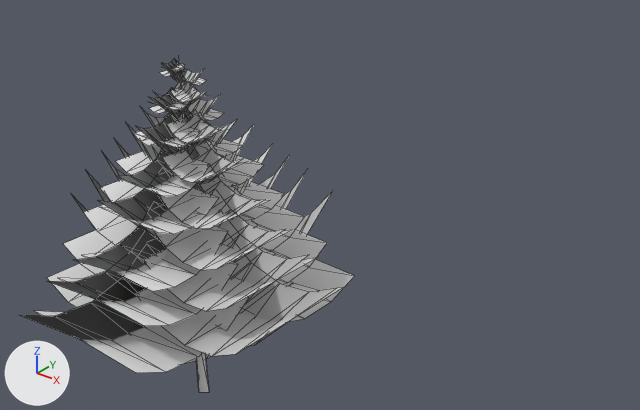
The Blender file cf_terrains.blend: old version first, new version second.
One viewpoint serves both versions: a 50 mm camera at (24.2, -41.7, 24.8) aimed at (-1.4, -9.6, 4.9). The axes (+X, +Y, +Z) are drawn at lower left. The lights are the same throughout. Mesh edges are drawn as thin lines.

Before the edit, the objects in view are built like this:
```python
me_plane_005 = bpy.data.meshes.new('Plane.005')
me_plane_005.from_pydata(...)  # 155 vertices, 182 faces; spans x -5.0..4.9, y -9.9..10.0, z 0.0..0.4
me_plane_005.materials.append(mat_terrain)  # its picture is missing
me_x1_001 = bpy.data.meshes.new('x1.001')
me_x1_001.from_pydata(...)  # 645 vertices, 535 faces; spans x -8.6..7.6, y 0.0..15.3, z -8.8..8.1
# faces by material slot: [496, 39]
me_x1_001.materials.append(mat_terrain)  # its picture is missing
me_x1_001.materials.append(mat_terrain)  # its picture is missing
ob_forest1 = bpy.data.objects.new('forest1', me_plane_005)
ob_forest1.location = (0.0, 0.0, 0.0)
ob_forest1.hide_viewport = True
ob_x1_001 = bpy.data.objects.new('x1.001', me_x1_001)
ob_x1_001.location = (0.0, -19.74, 0.0)
ob_x1_001.rotation_euler = (1.571, 0.0, 0.0)  # degrees (90, 0, 0)
```
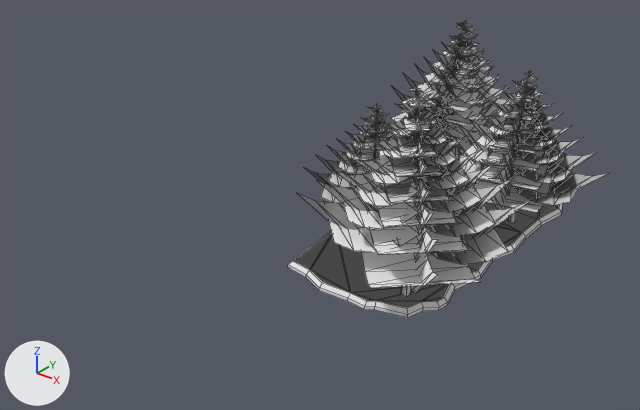
What changed in the scene script:
```text
Change ob_x1_001:
    ob_x1_001.location: (0.0, -19.74, 0.0) -> (-3.416, 7.784, 0.481)
    ob_x1_001.scale: (1.0, 1.0, 1.0) -> (0.67, 0.67, 0.67)
Change ob_forest1:
    remove ob_forest1.hide_viewport = True
Add ob_x1_000:
    ob_x1_000 = bpy.data.objects.new('x1.000', me_x1_001.copy())  # the mesh of ob_x1_001
    ob_x1_000.parent = ob_forest1
    ob_x1_000.location = (-2.826, -2.657, 0.481)
    ob_x1_000.rotation_euler = (1.571, 0.0, 0.565)  # degrees (90, 0, 32)
    ob_x1_000.scale = (0.501, 0.501, 0.501)
Add ob_x1_002:
    ob_x1_002 = bpy.data.objects.new('x1.002', me_x1_001.copy())  # the mesh of ob_x1_001
    ob_x1_002.parent = ob_forest1
    ob_x1_002.location = (2.99, -8.006, 0.481)
    ob_x1_002.rotation_euler = (1.571, 0.0, -2.327)  # degrees (90, 0, -133)
    ob_x1_002.scale = (0.735, 0.735, 0.735)
Add ob_x1_003:
    ob_x1_003 = bpy.data.objects.new('x1.003', me_x1_001.copy())  # the mesh of ob_x1_001
    ob_x1_003.parent = ob_forest1
    ob_x1_003.location = (3.36, 2.861, 0.518)
    ob_x1_003.rotation_euler = (1.577, -0.00168, -2.921)  # degrees (90, -0.1, -167)
    ob_x1_003.scale = (0.613, 0.613, 0.613)
```

Where the change shows, as pixel boxes (x1, y1, x2, y2) in the pictures (640 x 410 px):
'x1.001', moved, rescaled
    before: (20, 59, 354, 392)
    after: (391, 21, 510, 158)
'x1.002', added
    after: (297, 86, 532, 296)
    faces in mat_terrain (its picture is missing): (297, 86, 532, 294)
'x1.003', added
    after: (446, 71, 610, 223)
    faces in mat_terrain (its picture is missing): (446, 71, 610, 213)
'forest1', shown
    after: (288, 183, 563, 318)
'x1.000', added
    after: (305, 106, 396, 203)
    faces in mat_terrain (its picture is missing): (305, 106, 396, 203)
